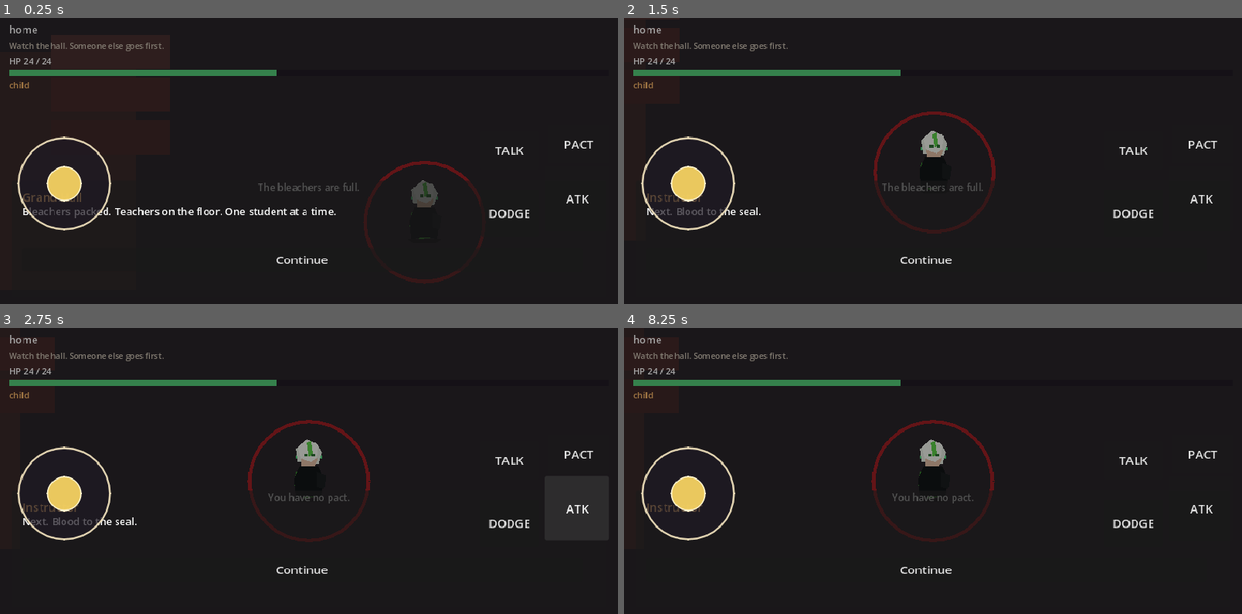
Above: before the commit, frames 1-4 (two rows, left to right).
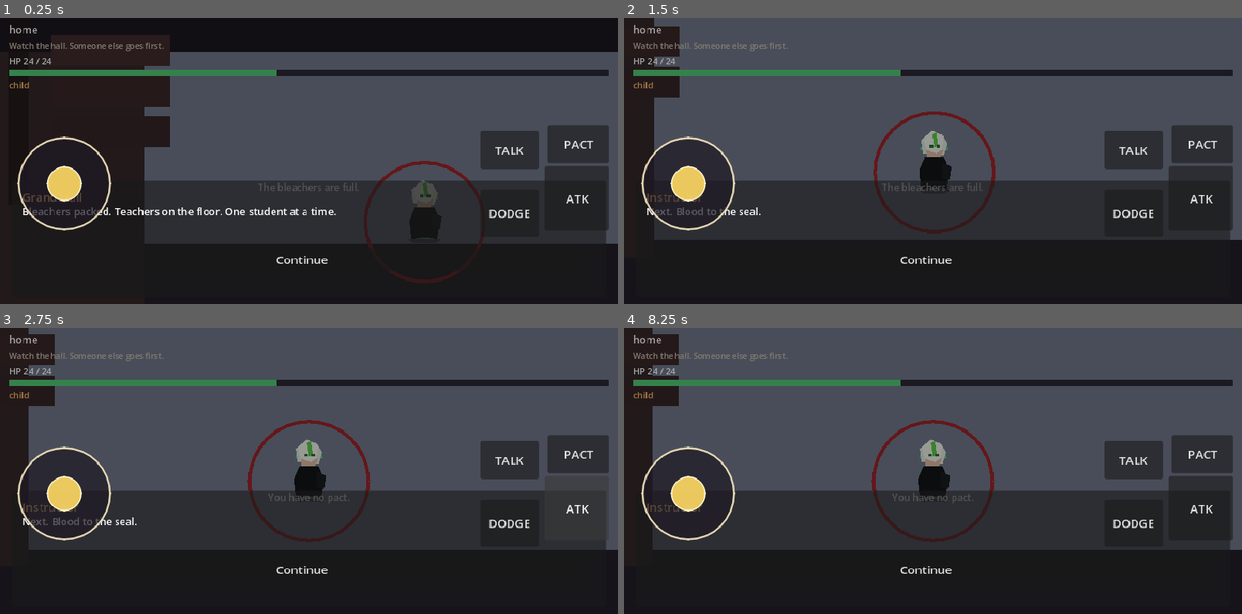
Above: after the commit, the same moments.

Repository: sk7hg824nn-ux/bloodbound-summoner
Game: Godot game, scene res://scenes/world/Academy.tscn
Same seed, same stepped clock (60 frames per second), same inputs: the game is played once before the commit and once after it. This scene is started directly instead of the project's main scene.
Inputs:
- Up to frame 1 (0.25 s): no input
- Up to frame 2 (1.5 s): click "Continue" at 0.5 s; click "Continue" at 1.25 s
- Up to frame 3 (2.75 s): click "ATK" at 2 s
- Up to frame 4 (8.25 s): click "DODGE" at 2.75 s; click "PACT" at 3.5 s; click "TALK" at 4.25 s; click "ATK" at 5 s; click "DODGE" at 5.75 s; click "PACT" at 6.5 s; click "TALK" at 7.25 s; click "Continue" at 8 s

The runs differ from the first frame. In frame 1, 43% of the frame differs, in the area x 23-100%, y 11-79%; in frame 2, 62%; in frame 3, 62%; in frame 4, 62%, in the area x 4-100%, y 0-78%.

Commit message:
Hall uses LayerStack Parallax2D. Cutscene freezes scroll.

Diff:
--- a/scripts/world/academy_hub.gd
+++ b/scripts/world/academy_hub.gd
@@ -30,6 +30,7 @@
 	_spots()
 	_cut = CutsceneDirector.new()
 	_cut.camera = camera
+	_cut.stack = $World.get_node_or_null("LayerStack") as LayerStack
 	add_child(_cut)
 	_cut.finished.connect(_on_exam_done)
 	touch.joystick_moved.connect(player.set_joystick)
@@ -47,41 +48,8 @@
 		_cut.play(ExamCutscene.beats(GameState.player_name))
 
 func _dress_hall() -> void:
-	for c in $World.get_children():
-		if c is ColorRect:
-			c.visible = false
-	var root := Node2D.new()
-	root.name = "HallDress"
-	$World.add_child(root)
-	$World.move_child(root, 0)
-	_plate(root, Rect2(-40, -40, 1280, 260), Color(0.10, 0.09, 0.12))
-	_plate(root, Rect2(-40, 180, 1280, 520), Color(0.16, 0.14, 0.16))
-	_plate(root, Rect2(-20, 220, 160, 280), Color(0.22, 0.16, 0.16))
-	_plate(root, Rect2(1040, 220, 160, 280), Color(0.22, 0.16, 0.16))
-	_plate(root, Rect2(40, 200, 140, 40), Color(0.28, 0.18, 0.18))
-	_plate(root, Rect2(40, 250, 140, 40), Color(0.26, 0.16, 0.16))
-	_plate(root, Rect2(40, 300, 140, 40), Color(0.24, 0.15, 0.15))
-	_plate(root, Rect2(1040, 200, 140, 40), Color(0.28, 0.18, 0.18))
-	_plate(root, Rect2(1040, 250, 140, 40), Color(0.26, 0.16, 0.16))
-	_plate(root, Rect2(1040, 300, 140, 40), Color(0.24, 0.15, 0.15))
-	_plate(root, Rect2(420, 80, 200, 90), Color(0.12, 0.10, 0.12))
-	var line := Line2D.new()
-	line.width = 4.0
-	line.default_color = Color(0.62, 0.12, 0.14, 0.95)
-	var pts := PackedVector2Array()
-	for i in 32:
-		var a := TAU * float(i) / 32.0
-		pts.append(Vector2(480, 420) + Vector2(cos(a), sin(a)) * 70.0)
-	pts.append(pts[0])
-	line.points = pts
-	root.add_child(line)
-
-func _plate(root: Node2D, r: Rect2, color: Color) -> void:
-	var n := ColorRect.new()
-	n.position = r.position
-	n.size = r.size
-	n.color = color
-	root.add_child(n)
+	var stack := LayerStack.attach($World)
+	stack.dress_hall()
 
 func _objective() -> void:
 	if PactSystem.is_pacted("kitsune"):
